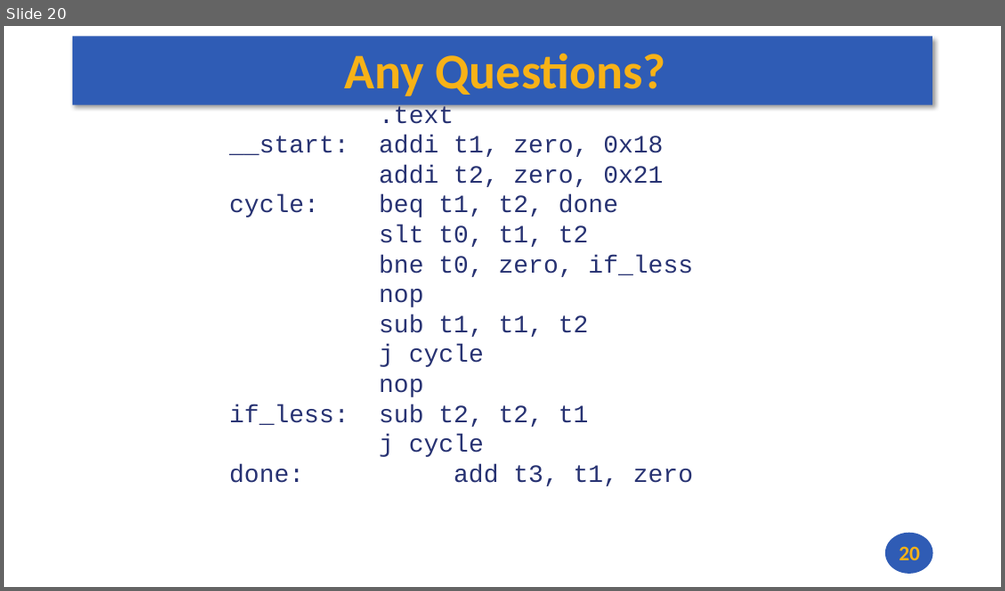
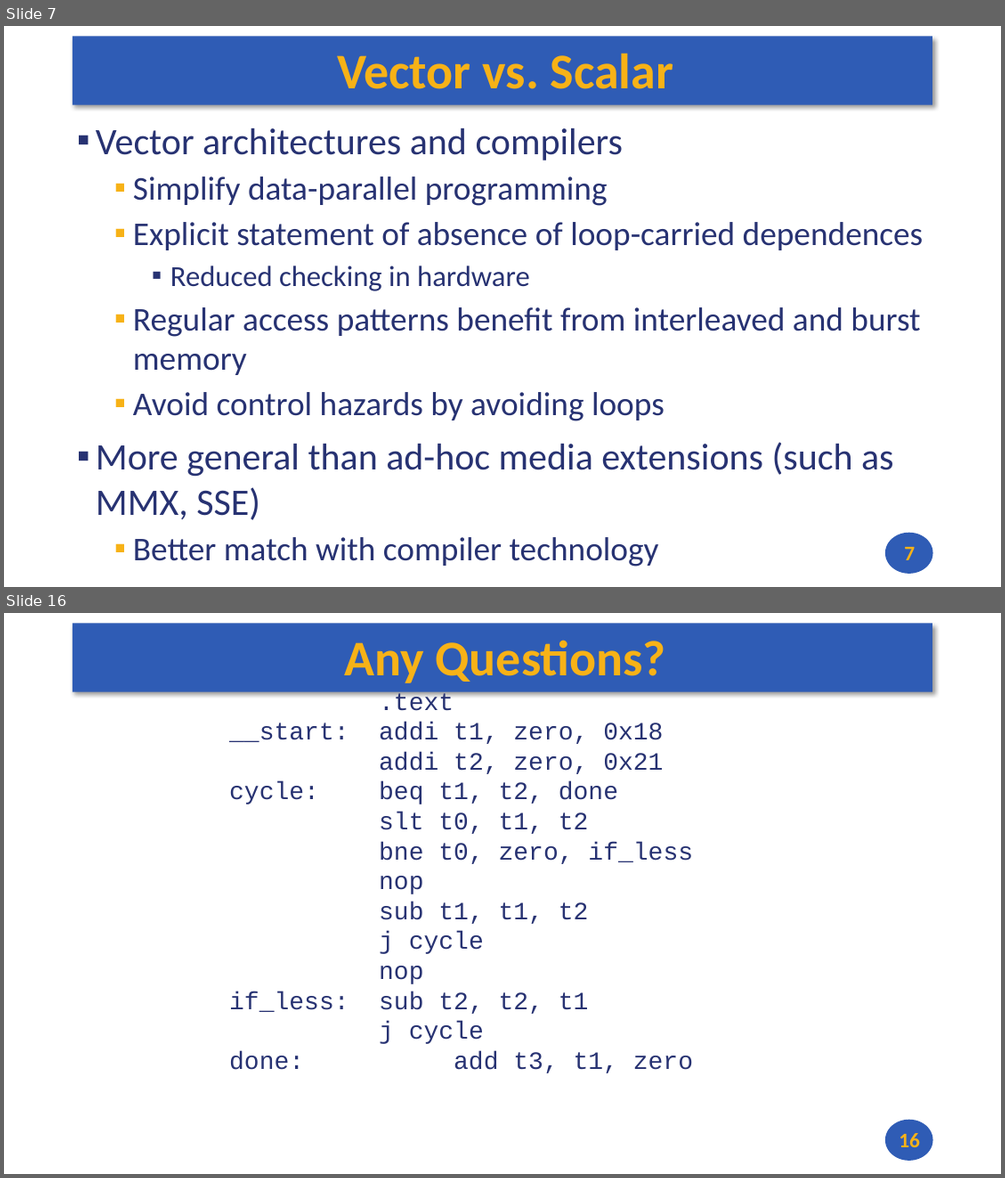
Before and after one commit to andrewt0301/hse-acos-course, a slide deck: docs/part1ca/13_DLP/CA_Lecture_13.pptx. Shown one above the other, each under a label of ours: slide 20 before the commit, slides 7 and 16 after it; the slides between them are not shown. The pictures are 1005x591 and 1005x1178 pixels, drawn with LibreOffice and Linux fonts; fonts in the diff are those of the drawing. Boxes give left, top, right and bottom in pixels: in the first picture for what was removed or moved away, otherwise in the second. Text is boxed around its words. In the diff, an @@ line names an element or a change of style, - is before the commit and + after.

```diff
--- a/docs/part1ca/13_DLP/CA_Lecture_13.pptx
+++ b/docs/part1ca/13_DLP/CA_Lecture_13.pptx
@@ slide 7 added at bbox=[4, 26, 1001, 587], background #FFFFFF; not listed: 2 template elements that a slide beside it also shows @@
@@ title added at bbox=[337, 53, 673, 89], 48 pt, text #F7B217, bold @@
+Vector vs. Scalar
@@ text added at bbox=[96, 128, 923, 566], 32 pt, text #273272 @@
+▪ Vector architectures and compilers
+  ▪ Simplify data-parallel programming
+  ▪ Explicit statement of absence of loop-carried dependences
+    ▪ Reduced checking in hardware
+  ▪ Regular access patterns benefit from interleaved and burst memory
+  ▪ Avoid control hazards by avoiding loops
+▪ More general than ad-hoc media extensions (such as MMX, SSE)
+  ▪ Better match with compiler technology
@@ page number added at bbox=[904, 547, 914, 560], 20 pt, text #F7B217, bold @@
+7
@@ what was slide 20 is now slide 16 @@
@@ page number at bbox=[898, 1133, 920, 1147]: text changed @@
-20
+16
```
Also in this commit, not shown: 1 slide changed, 13 other slides added, 18 slides removed, 1 other file.
